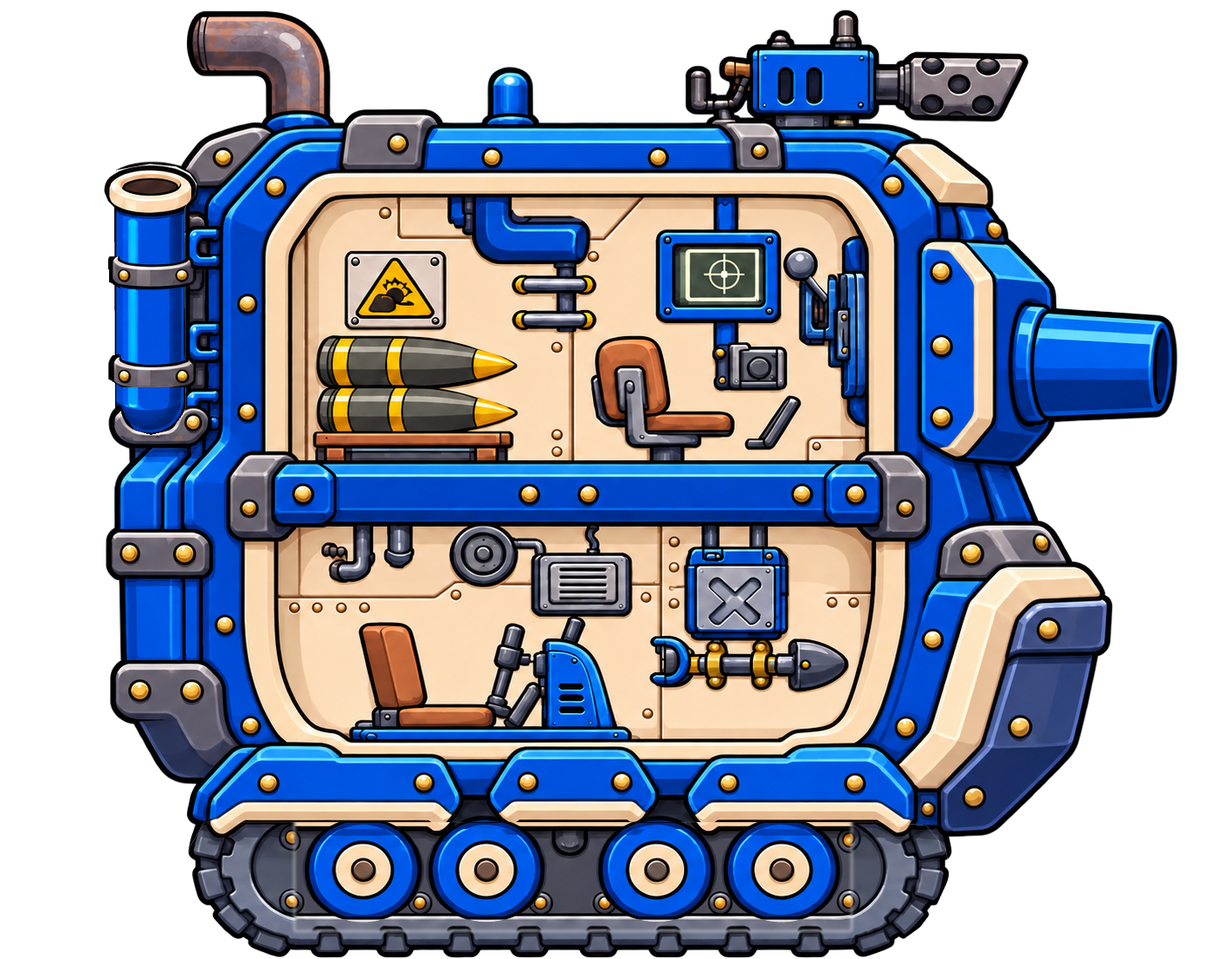
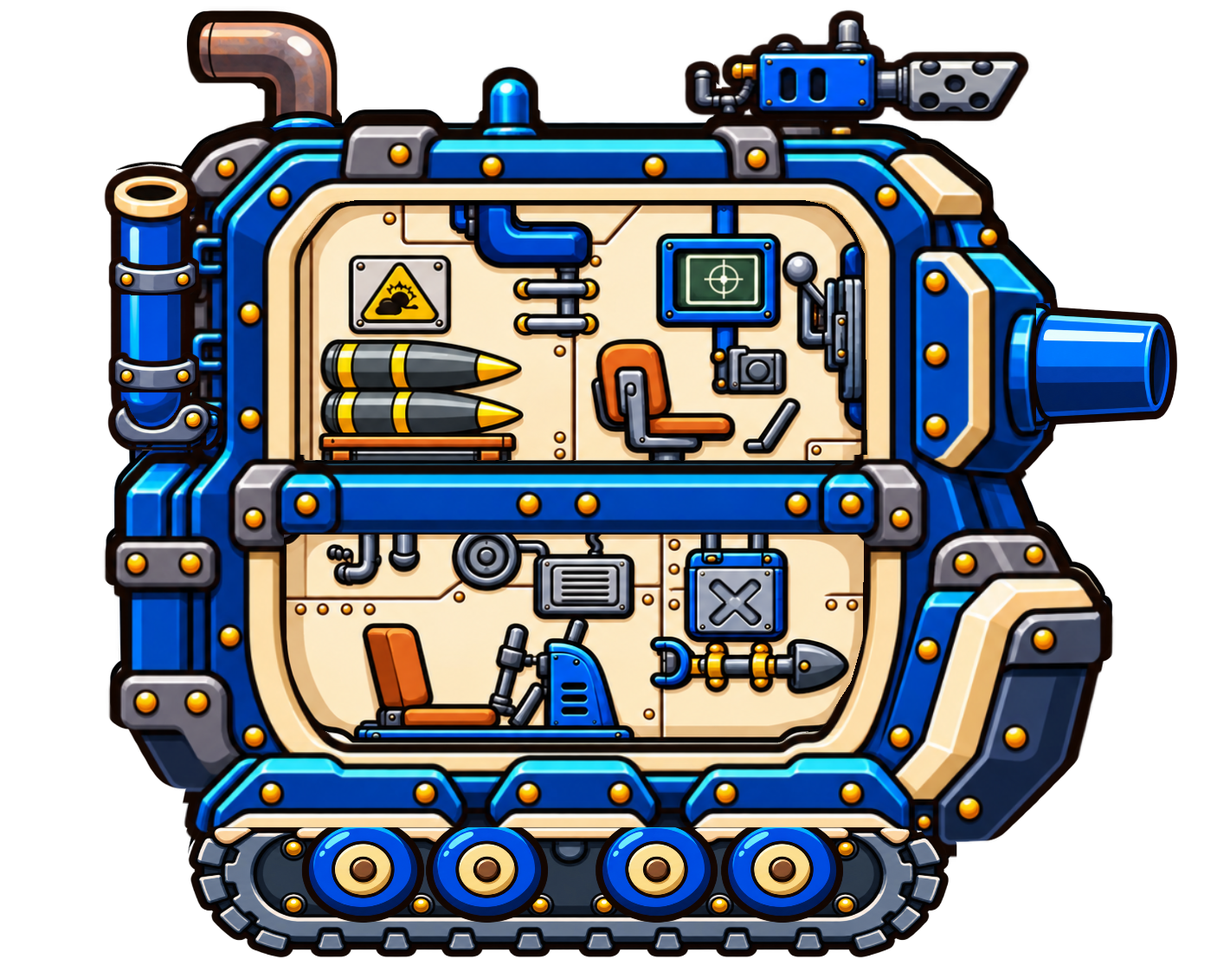
Before/after of a w=1230, h=959 layered artwork. What changed in the layer stack:
painted on "01_track_chassis" over [185, 819, 952, 958]
painted on "02_wheel_01" over [300, 814, 427, 924]
painted on "03_wheel_02" over [423, 814, 550, 924]
painted on "04_wheel_03" over [594, 814, 721, 924]
painted on "05_wheel_04" over [718, 814, 846, 924]
painted on "06_main_cannon_barrel" over [1026, 296, 1181, 437]
painted on "07_body_static" over [185, 6, 880, 750]
painted on "11_front_hull_frame" over [102, 63, 1118, 862]
painted on "08_roof_machine_gun" over [684, 9, 1033, 127]
painted on "09_mortar_barrel" over [103, 163, 200, 440]
painted on "10_mortar_front_support" over [106, 254, 226, 456]
